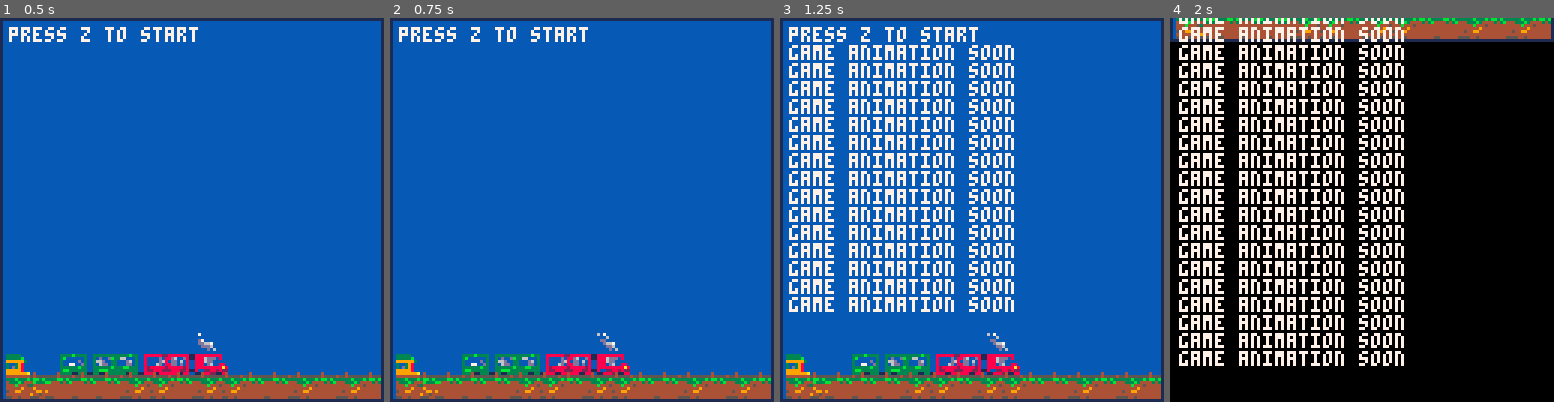
Above: before the commit, frames 1-4 (left to right).
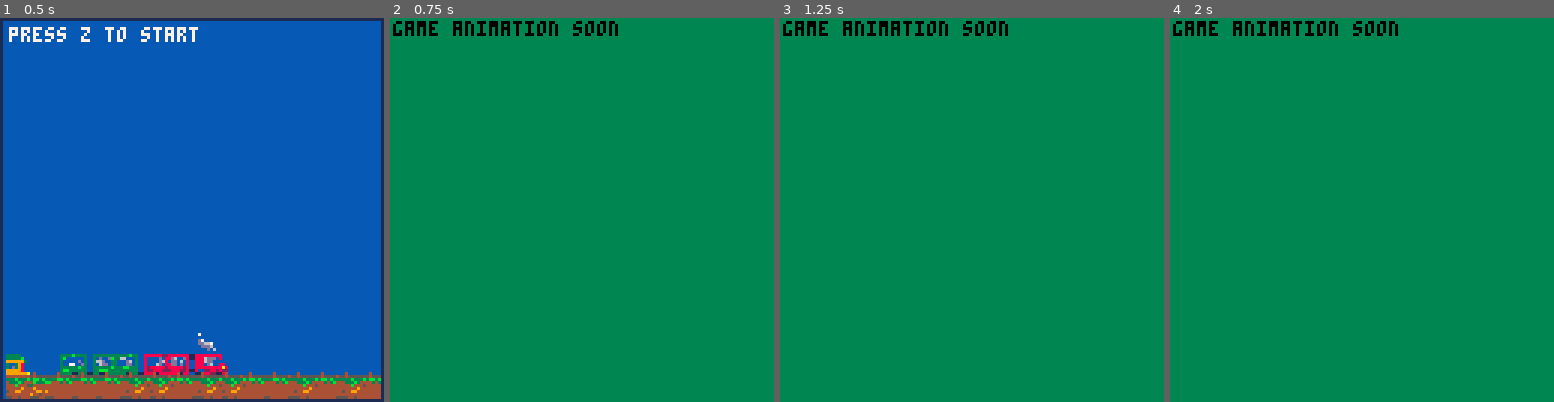
Above: after the commit, the same moments.

Repository: hggorel/Off-The-Rails
Game: PICO-8 cartridge untitled.p8
Two runs of this game, one before a commit and one after it. Both use one fixed random seed, a clock stepped at 60 frames per second and the inputs below.
Inputs:
- Up to frame 1 (0.5 s): tap X (X key) at 0.33 s
- Up to frame 2 (0.75 s): tap O (Z key) at 0.7 s
- Up to frame 3 (1.25 s): tap X (X key) at 1.07 s
- Up to frame 4 (2 s): hold Right from 1.6 s (still down); tap O (Z key) at 1.7 s; tap X (X key) at 1.85 s

Frame 1 is identical in both runs. In frame 2, 99% of the frame differs, in the area x 0-100%, y 0-100%; in frame 3, 99%; in frame 4, 99%.

Commit message:
Update untitled.p8
inventory screen works better with empty space now

Diff:
--- a/untitled.p8
+++ b/untitled.p8
@@ -4,6 +4,7 @@
 --this is an animation file just
 --for making animations for output
 function _init()
+	gameinit()
 	titleinit()
 end
 
@@ -12,7 +13,11 @@
 end
 
 function gameinit()
-	mode = 0
+	mode = 1
+end
+
+function pauseinit()
+	mode = 2
 end
 
 --131-138
@@ -39,6 +44,8 @@
 function _update()
 	if(mode == 0) then
 		titleupdate()
+	elseif mode == 2 then
+		pauseupdate()
 	else
 		gameupdate()
 	end
@@ -52,13 +59,24 @@
 end
 
 function gameupdate()
-	print("game animation soon")
-
+	if(btnp(⬆️) and btnp(⬇️)) then
+		mode = 2 --pause screen
+	end
+end
+
+function pauseupdate()
+	if(btnp(⬆️) and btnp(⬇️)) then
+		mode = 1
+	end
 end
 -->8
 function _draw()
 	if mode == 0 then
 		titledraw()
+	elseif mode == 2 then
+		pausedraw()
+	else
+		gamedraw() --mode only if 1
 	end
 
 end
@@ -94,6 +112,23 @@
 
 end
 
+end
+
+function pausedraw()
+	color(14)
+	pal(14,131,1) --replace pink with 131
+	rectfill(8, 8, 119, 119)
+	print("inventory",10,10,7)
+	spr(76,16,16)
+	--selection for movement through inventroy should be btnp
+	--inventory square by square
+
+end
+
+function gamedraw()
+	cls()
+	rectfill(0,0,132,132,3)
+	print("game animation soon",1,1,0)
 end
 __gfx__
 00000000000000000000000000000000000000000000000000000000000000000000000000000080000000000000000000000000000000000003300000000000
